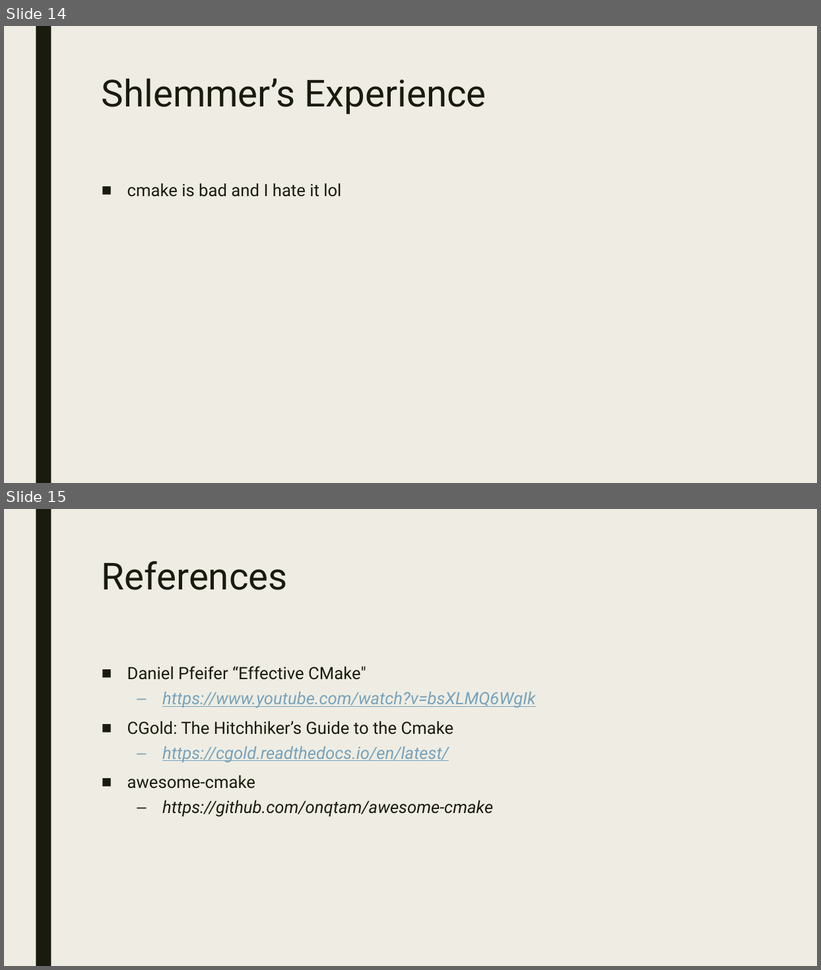
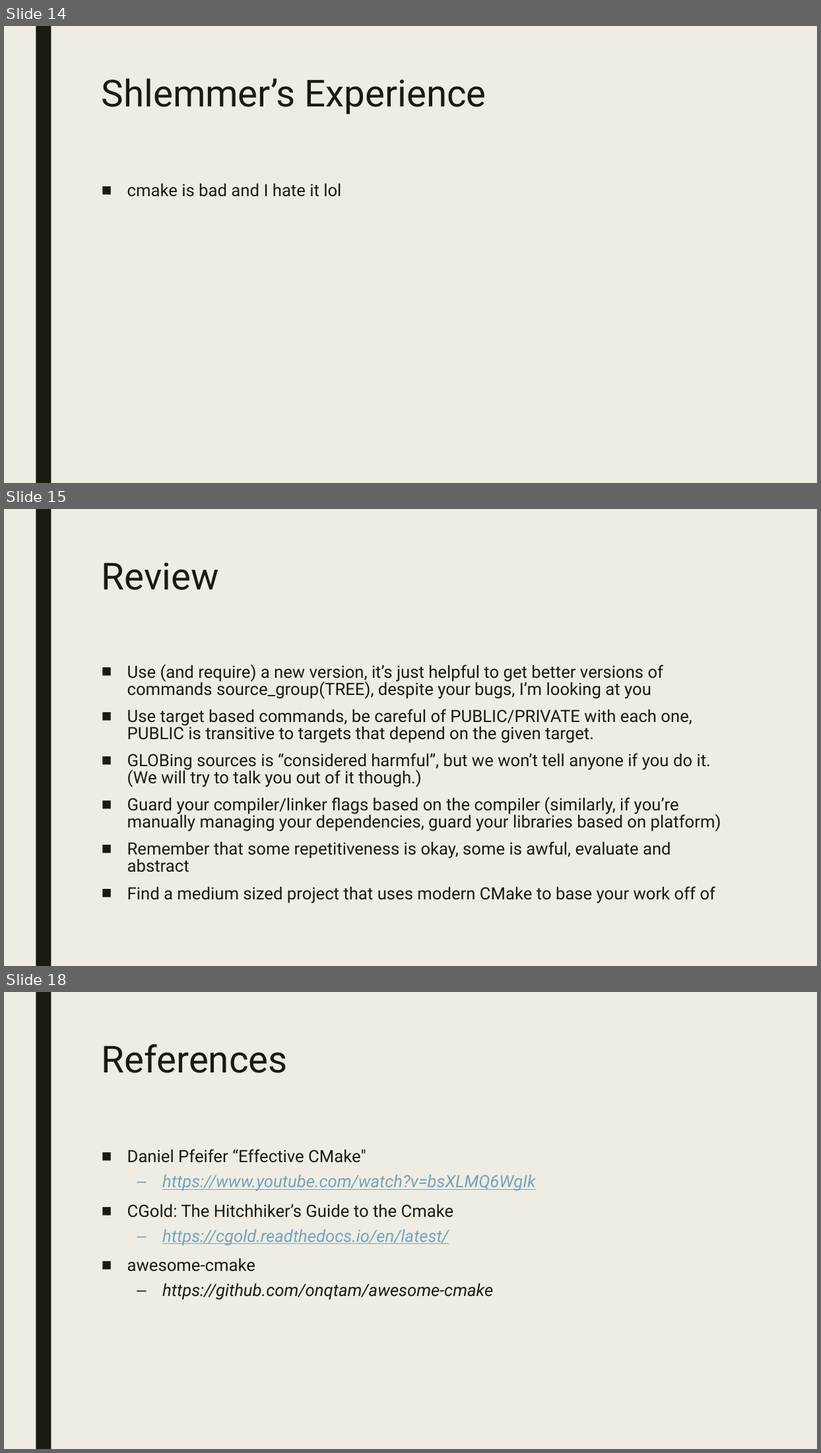
Before and after one commit to playmer/CMakePresentation, a slide deck: PreBuild Systems.pptx. Shown one above the other, each under a label of ours: slides 14 and 15 before the commit, slides 14, 15 and 18 after it; the slides between them are not shown. The pictures are 821x970 and 821x1453 pixels, drawn with LibreOffice and Linux fonts; fonts in the diff are those of the drawing. Boxes give left, top, right and bottom in pixels: in the first picture for what was removed or moved away, otherwise in the second. Text is boxed around its words. In the diff, an @@ line names an element or a change of style, - is before the commit and + after.

```diff
--- a/PreBuild Systems.pptx
+++ b/PreBuild Systems.pptx
@@ slide 15 added at box(4, 509, 817, 966), background #EFEDE3; not listed: 1 template element that a slide beside it also shows @@
@@ title added at box(102, 562, 219, 590), 44 pt, text #191B0E @@
+Review
@@ text added at box(127, 664, 721, 904), 20 pt, text #191B0E @@
+■ Use (and require) a new version, it’s just helpful to get better versions of commands source_group(TREE), despite your bugs, I’m looking at you
+■ Use target based commands, be careful of PUBLIC/PRIVATE with each one, PUBLIC is transitive to targets that depend on the given target.
+■ GLOBing sources is “considered harmful”, but we won’t tell anyone if you do it. (We will try to talk you out of it though.)
+■ Guard your compiler/linker flags based on the compiler (similarly, if you’re manually managing your dependencies, guard your libraries based on platform)
+■ Remember that some repetitiveness is okay, some is awful, evaluate and abstract
+■ Find a medium sized project that uses modern CMake to base your work off of
@@ what was slide 15 is now slide 18 @@
```
Also in this commit, not shown: 3 slides changed, 2 other slides added, 1 other file.
